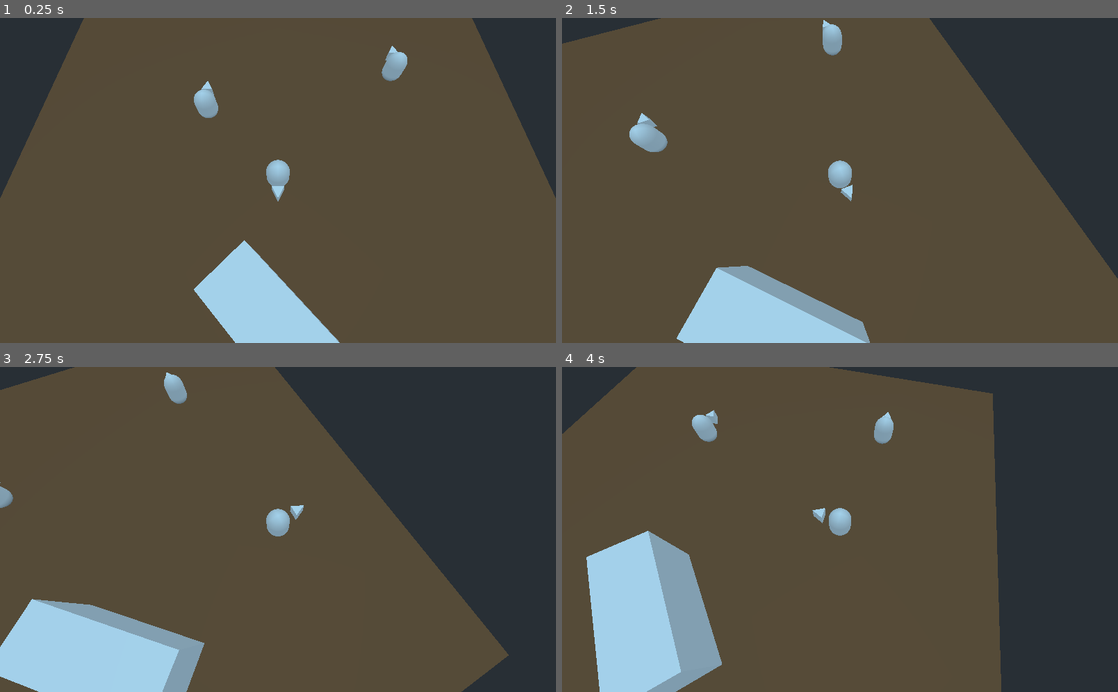
Above: before the commit, frames 1-4 (two rows, left to right).
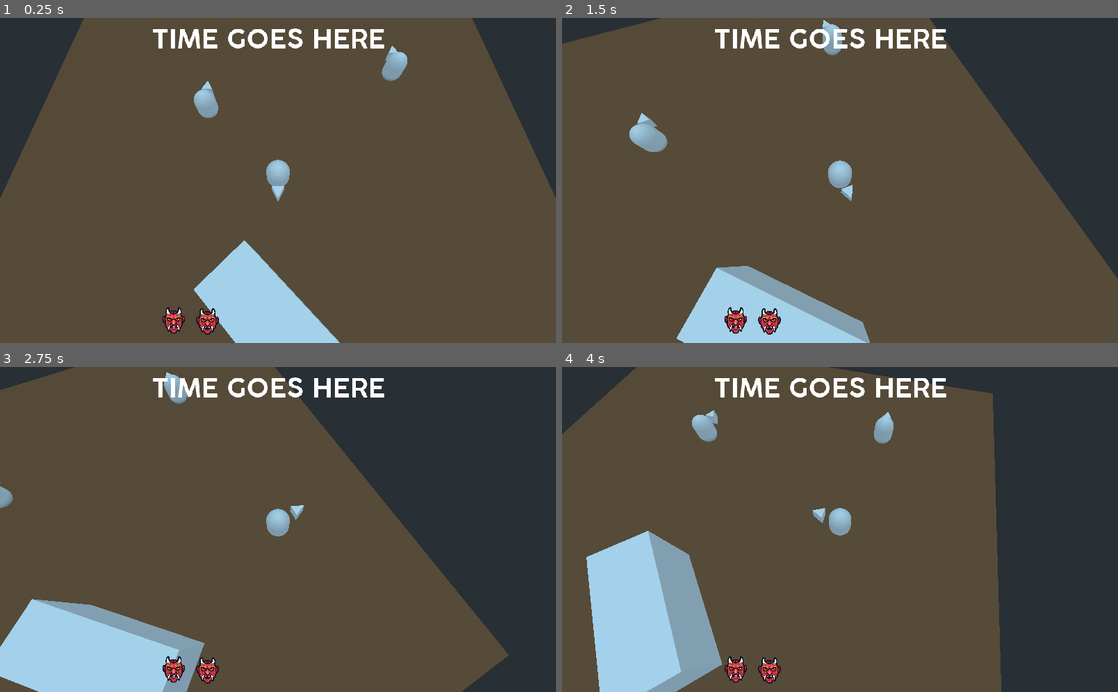
Above: after the commit, the same moments.

Repository: dannytaylor/ld47
Game: Godot game, scene res://scenes/DevinTest.tscn
Same seed, same stepped clock (60 frames per second), same inputs: the game is played once before the commit and once after it.
Inputs (mouse positions are in pixels of both pictures, inside the frame that each line leads up to):
- Up to frame 1 (0.25 s): no input
- Up to frame 2 (1.5 s): tap Enter at 0.5 s; move the mouse to (962, 164) at 0.52 s; hold D (player_move_right) 0.53-1.28 s; hold Space (player_slash) 0.53-1.28 s; move the mouse to (728, 196) at 1.27 s; hold S (player_move_down) from 1.28 s (still down); tap Space (player_slash) at 1.35 s
- Up to frame 3 (2.75 s): move the mouse to (333, 458) at 2.02 s; release S (player_move_down) at 2.03 s; hold D (player_move_right) from 2.03 s (still down); hold Space (player_slash) from 2.03 s (still down)
- Up to frame 4 (4 s): move the mouse to (812, 594) at 2.77 s; release D (player_move_right) at 2.78 s; release Space (player_slash) at 2.78 s; hold W (player_move_up) 2.78-3.53 s; tap Space (player_slash) at 2.85 s; move the mouse to (1006, 578) at 3.52 s; hold A (player_move_left) from 3.53 s (still down); hold Space (player_slash) from 3.53 s (still down)

The runs differ from the first frame. In frame 1, 1.6% of the frame differs, in the area x 27-70%, y 3-98%; in frame 2, 1.6%; in frame 3, 1.6%; in frame 4, 1.6%.

Commit message:
container test

Diff:
--- a/project/scenes/DevinTest.tscn
+++ b/project/scenes/DevinTest.tscn
@@ -6,6 +6,13 @@
 [ext_resource path="res://objects/player/PlayerCamera.tscn" type="PackedScene" id=4]
 [ext_resource path="res://objects/enemy/Enemy.tscn" type="PackedScene" id=5]
 [ext_resource path="res://objects/game/GameController.gd" type="Script" id=6]
+[ext_resource path="res://img/icon_enemy.png" type="Texture" id=7]
+[ext_resource path="res://img/Cocogoose Pro Semilight-trial.ttf" type="DynamicFontData" id=8]
+
+[sub_resource type="DynamicFont" id=1]
+size = 48
+use_mipmaps = true
+font_data = ExtResource( 8 )
 
 [node name="DevinTest" type="Spatial"]
 script = ExtResource( 6 )
@@ -25,3 +32,54 @@
 
 [node name="Enemy2" parent="." instance=ExtResource( 5 )]
 transform = Transform( 1, 0, 0, 0, 1, 0, 0, 0, 1, -12.198, -0.203, 12.122 )
+
+[node name="UI" type="Control" parent="."]
+anchor_left = 0.5
+anchor_top = 0.5
+anchor_right = 0.5
+anchor_bottom = 0.5
+margin_left = -20.0
+margin_top = -20.0
+margin_right = 20.0
+margin_bottom = 20.0
+__meta__ = {
+"_edit_use_anchors_": false
+}
+
+[node name="time" type="Label" parent="UI"]
+margin_left = -212.0
+margin_top = -260.0
+margin_right = 218.0
+margin_bottom = -212.0
+custom_fonts/font = SubResource( 1 )
+text = "TIME GOES HERE"
+align = 1
+__meta__ = {
+"_edit_use_anchors_": false
+}
+
+[node name="icon_container" type="HBoxContainer" parent="UI"]
+margin_left = -490.0
+margin_top = 244.406
+margin_right = 530.0
+margin_bottom = 304.406
+grow_horizontal = 2
+grow_vertical = 2
+size_flags_horizontal = 5
+size_flags_vertical = 5
+alignment = 1
+__meta__ = {
+"_edit_use_anchors_": false
+}
+
+[node name="icon1" type="Sprite" parent="UI/icon_container"]
+position = Vector2( 333.498, 42.9656 )
+scale = Vector2( 0.1, 0.1 )
+texture = ExtResource( 7 )
+offset = Vector2( -156.16, -91.1162 )
+
+[node name="icon2" type="Sprite" parent="UI/icon_container"]
+position = Vector2( 395.812, 44.4194 )
+scale = Vector2( 0.1, 0.1 )
+texture = ExtResource( 7 )
+offset = Vector2( -156.16, -91.1162 )
Binary file changed: project/icon.png
Not shown, added: project/img/icon_ghost.png.import
Not shown: 1 places in project/scenes/DevinTest.tscn that only renumber resources
